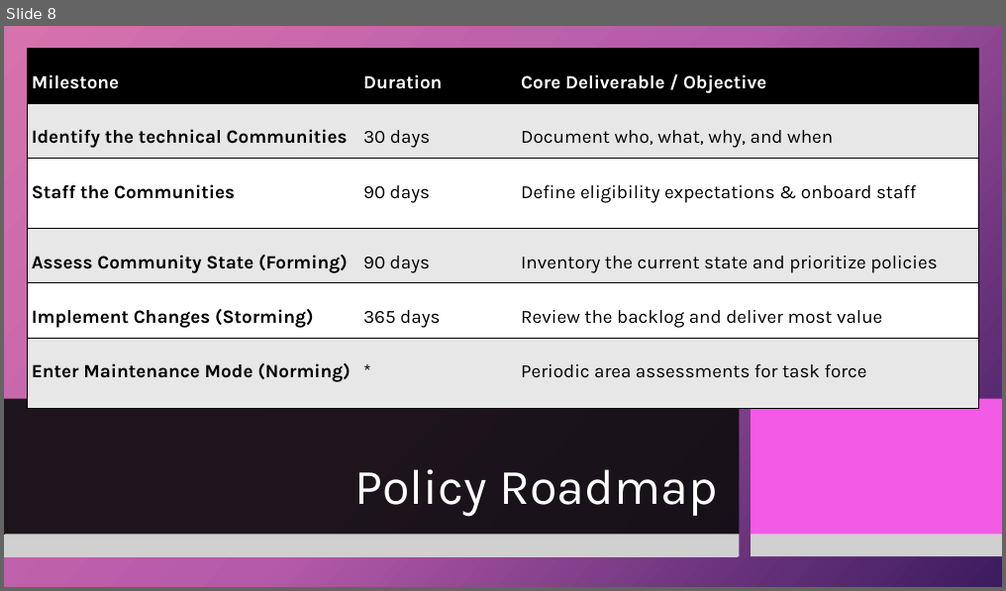
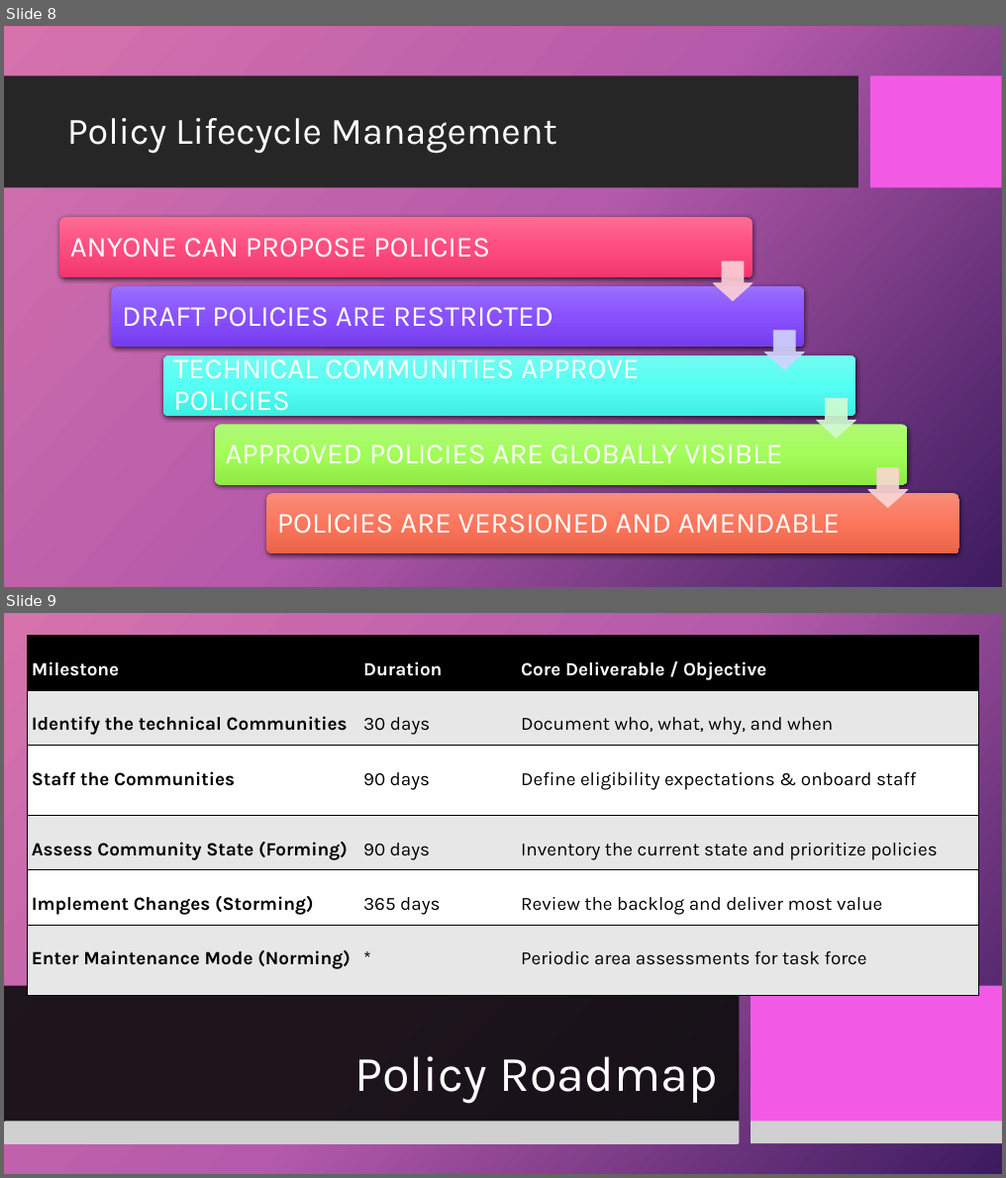
Before and after one commit to dr-natetorious/TIM-8190-Computer_Policy_Strategy, a slide deck: Section3_Implementation/Week8_Present/BachmeierNTIM8190-8.pptx. Shown one above the other, each under a label of ours: slide 8 before the commit, slides 8 and 9 after it. The pictures are 1006x591 and 1006x1178 pixels, drawn with LibreOffice and Linux fonts; fonts in the diff are those of the drawing; grey boxes stand for pictures; background and template pictures are left out. Boxes give left, top, right and bottom in pixels: in the first picture for what was removed or moved away, otherwise in the second. Text is boxed around its words. In the diff, an @@ line names an element or a change of style, - is before the commit and + after.

```diff
--- a/Section3_Implementation/Week8_Present/BachmeierNTIM8190-8.pptx
+++ b/Section3_Implementation/Week8_Present/BachmeierNTIM8190-8.pptx
@@ slide 8 added at (x1=4, y1=26, x2=1002, y2=587), background picture (left out); not listed: 2 template elements that a slide beside it also shows @@
@@ title added at (x1=67, y1=118, x2=557, y2=153), 36 pt, text #FFFFFF @@
+Policy Lifecycle Management
@@ group added at (x1=59, y1=218, x2=959, y2=554): 5 rounded rectangles, 5 texts, 4 down arrows @@
+ANYONE CAN PROPOSE POLICIES
+DRAFT POLICIES ARE RESTRICTED
+TECHNICAL COMMUNITIES APPROVE POLICIES
+APPROVED POLICIES ARE GLOBALLY VISIBLE
+POLICIES ARE VERSIONED AND AMENDABLE
@@ what was slide 8 is now slide 9 @@
```
Also in this commit, not shown: 1 slide changed, 7 other slides added, 4 slides removed.
